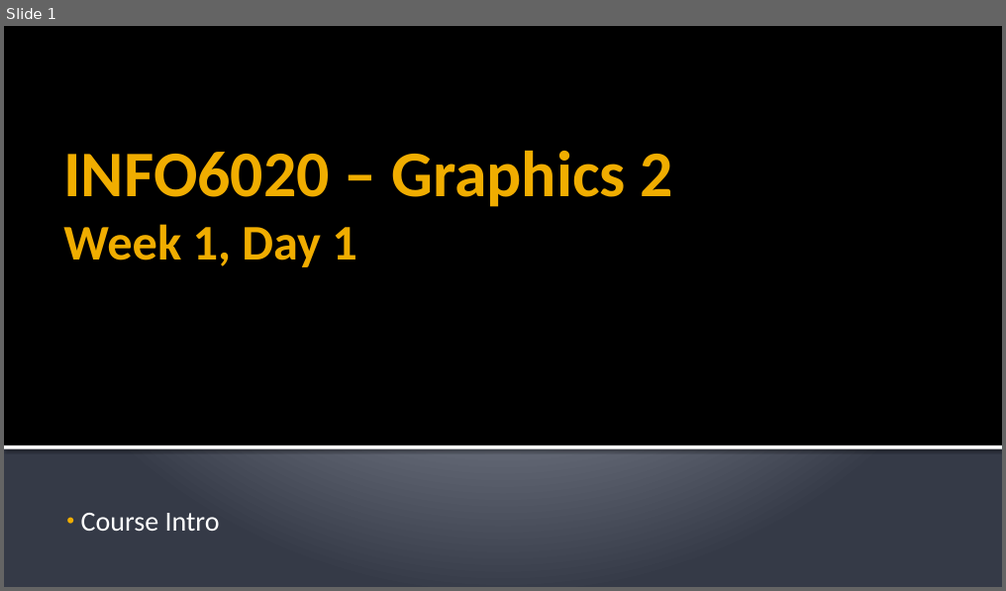
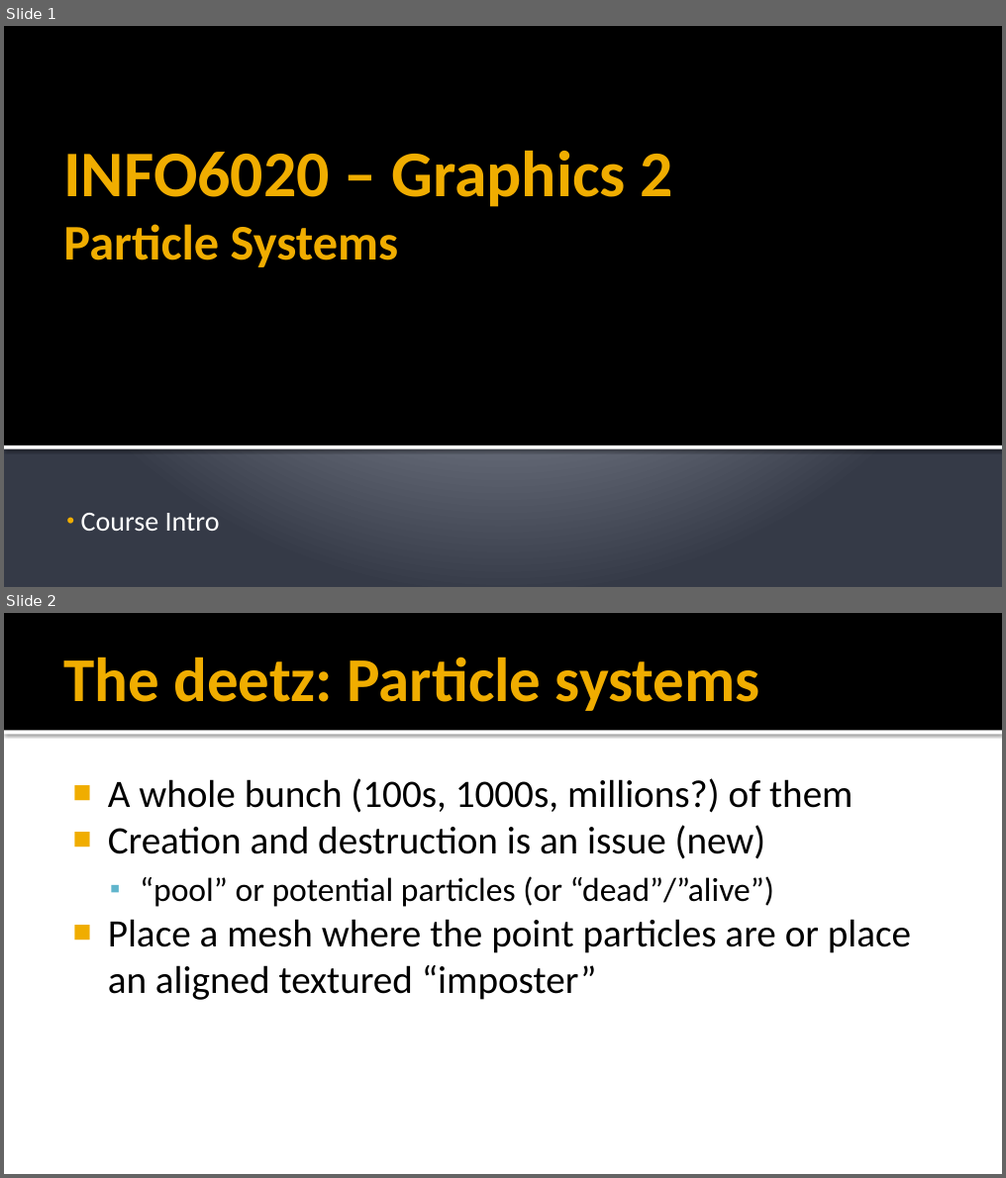
Before and after one commit to FeeneyCodes/GDP202324, a slide deck: 6020_Graph_2/D2D/W01/Week_01/Particle_Systems.pptx. Shown one above the other, each under a label of ours: slide 1 before the commit, slides 1 and 2 after it. The pictures are 1006x591 and 1006x1178 pixels, drawn with LibreOffice and Linux fonts; fonts in the diff are those of the drawing. Boxes give left, top, right and bottom in pixels: in the first picture for what was removed or moved away, otherwise in the second. Text is boxed around its words. In the diff, an @@ line names an element or a change of style, - is before the commit and + after.

```diff
--- a/6020_Graph_2/D2D/W01/Week_01/Particle_Systems.pptx
+++ b/6020_Graph_2/D2D/W01/Week_01/Particle_Systems.pptx
@@ slide 2 added at [4, 613, 1002, 1174], background #FFFFFF @@
@@ rectangle added at [4, 613, 1002, 731], fill #000000 @@
@@ title added at [63, 657, 760, 711], 45 pt, text #F0AD00, bold @@
+The deetz: Particle systems
@@ rectangle added at [4, 731, 1002, 735], fill #FFFFFF @@
@@ text added at [108, 778, 911, 1000], 28 pt, text #000000 @@
+■ A whole bunch (100s, 1000s, millions?) of them
+■ Creation and destruction is an issue (new)
+  ▪ “pool” or potential particles (or “dead”/”alive”)
+■ Place a mesh where the point particles are or place an aligned textured “imposter”
@@ slide 1 changed as well @@
@@ title at [63, 150, 673, 268]: text changed @@
-INFO6020 – Graphics 2
-Week 1, Day 1
+INFO6020 – Graphics 2
+Particle Systems
```
Also in this commit, not shown: 1 other slide added, 6 slides removed, 17 other files.
